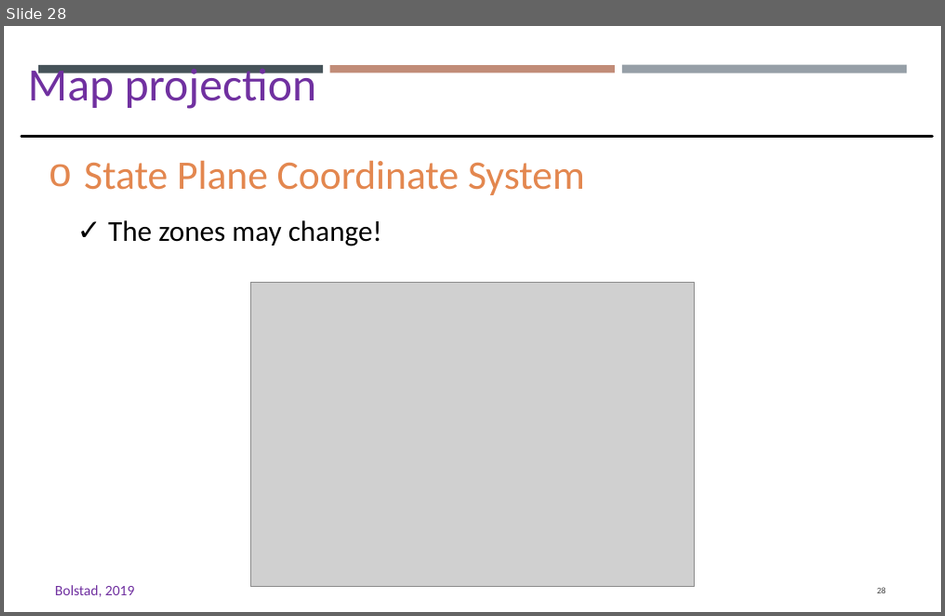
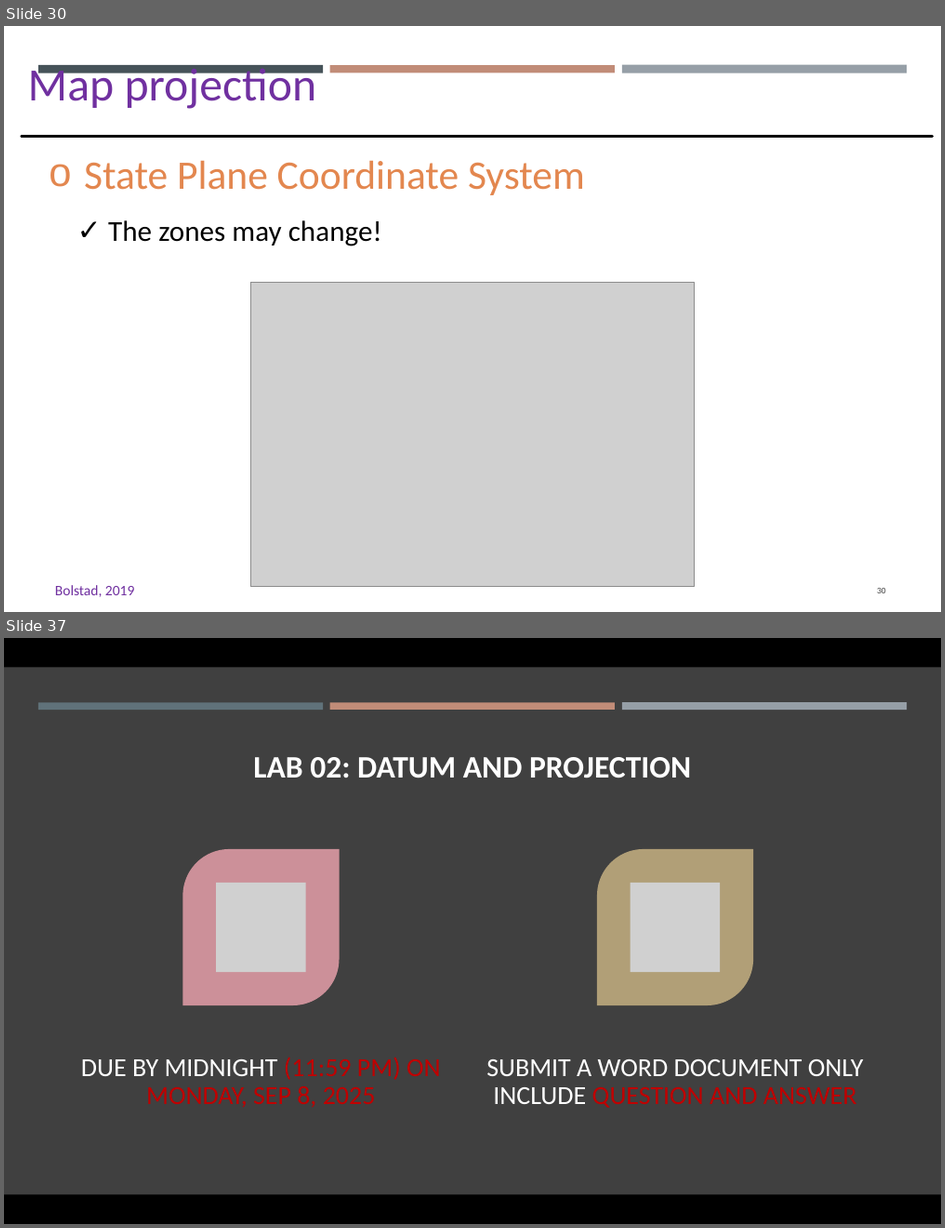
Before and after one commit to gisynw/GIS_I, a slide deck: docs/Lectures/Week03/Lecture02_GEOG2475_Datum_Thursday.pptx. Shown one above the other, each under a label of ours: slide 28 before the commit, slides 30 and 37 after it; the slides between them are not shown. The pictures are 945x616 and 945x1228 pixels, drawn with LibreOffice and Linux fonts; fonts in the diff are those of the drawing; grey boxes stand for pictures. Boxes give left, top, right and bottom in pixels: in the first picture for what was removed or moved away, otherwise in the second. Text is boxed around its words. In the diff, an @@ line names an element or a change of style, - is before the commit and + after.

Commit message:
update projection

```diff
--- a/docs/Lectures/Week03/Lecture02_GEOG2475_Datum_Thursday.pptx
+++ b/docs/Lectures/Week03/Lecture02_GEOG2475_Datum_Thursday.pptx
@@ slide 37 added at [4,638,941,1224], background #000000 @@
@@ rectangle added at [4,667,941,1194], fill #404040 @@
@@ rectangle added at [38,702,323,710], fill #60727A @@
@@ rectangle added at [330,702,614,710], fill #C18C78 @@
@@ rectangle added at [622,702,907,710], fill #969FA7 @@
@@ title added at [253,757,691,778], 21.6 pt, text #FFFFFF, bold @@
+LAB 02: DATUM AND PROJECTION
@@ group added at [81,849,864,1108]: 2 round diag rects, 2 pictures, 2 texts @@
+DUE BY MIDNIGHT (11:59 PM) ON MONDAY, SEP 8, 2025
+SUBMIT A WORD DOCUMENT ONLY INCLUDE QUESTION AND ANSWER
@@ what was slide 28 is now slide 30 @@
```
Also in this commit, not shown: 11 slides changed, 4 other slides added, 2 slides removed, 2 other files.
